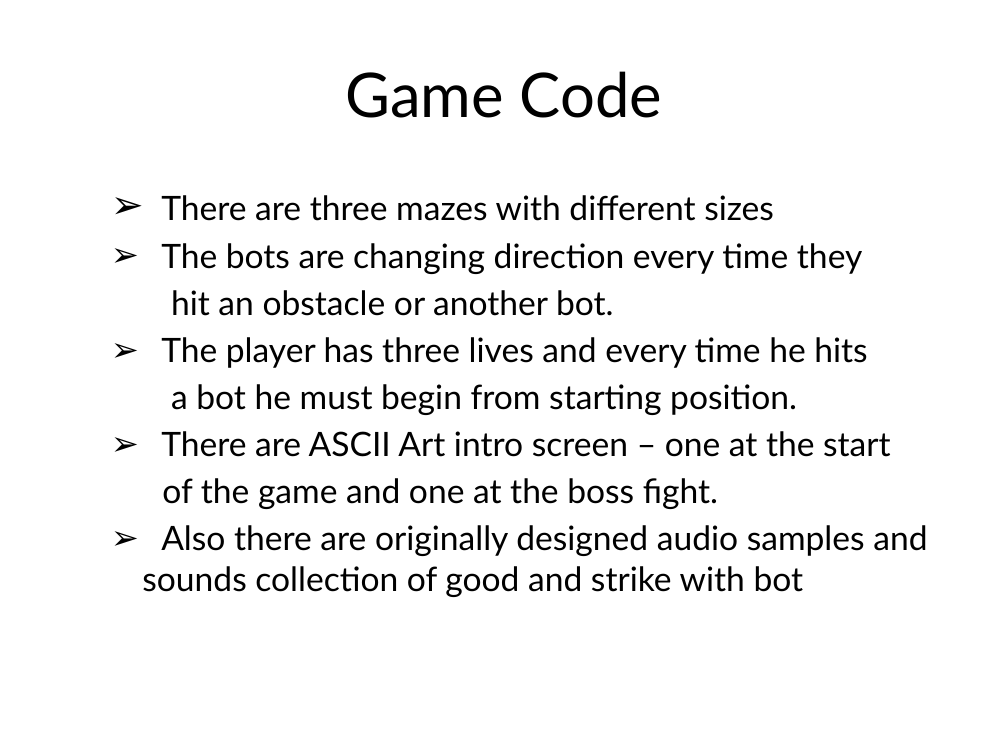
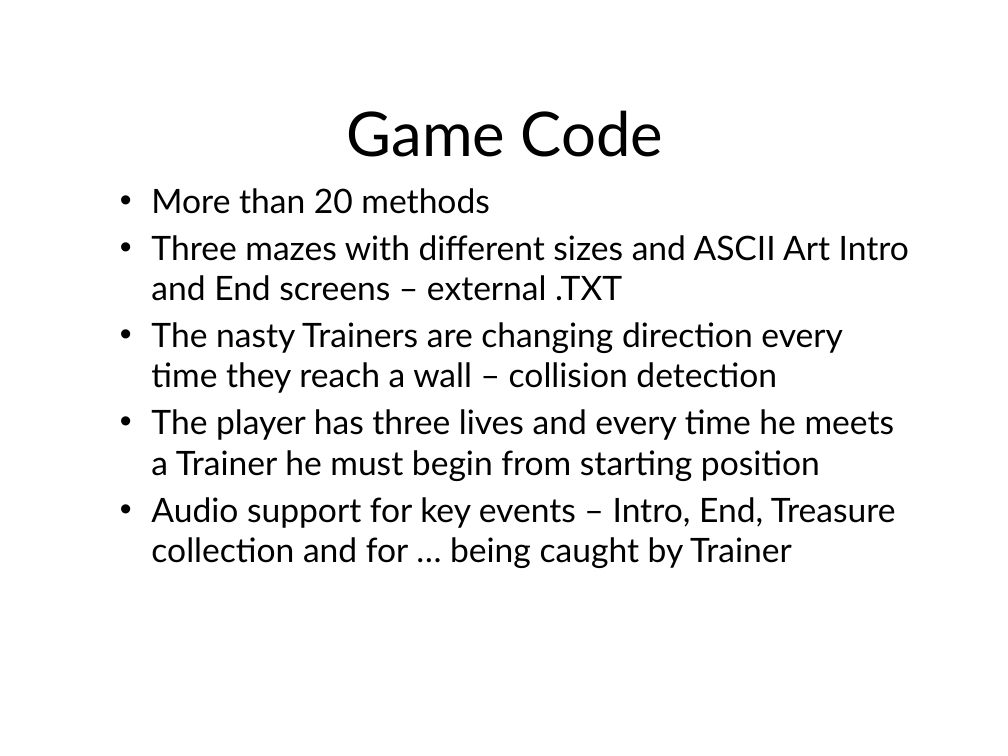
Before and after one commit to EfreetTeam/PacManStyle, a slide deck: slide 3 of TEAM SLIDE.pptx. Drawn at 1008x756 pixels with LibreOffice and Linux fonts; fonts in the diff are those of the drawing; background and template pictures are left out. Boxes give left, top, right and bottom in pixels: in the first picture for what was removed or moved away, otherwise in the second. Text is boxed around its words. In the diff, an @@ line names an element or a change of style, - is before the commit and + after.

```diff
--- a/TEAM SLIDE.pptx
+++ b/TEAM SLIDE.pptx
@@ title "Game Code": place and size @@
-title "Game Code" at <box>345,71,662,118</box>
+title "Game Code" at <box>347,110,663,157</box>
@@ text at <box>151,188,909,568</box>: text changed @@
-  ➢ There are three mazes with different sizes
-  ➢ The bots are changing direction every time they
-  hit an obstacle or another bot.
-  ➢ The player has three lives and every time he hits
-  a bot he must begin from starting position.
-  ➢ There are ASCII Art intro screen – one at the start
-  of the game and one at the boss fight.
-  ➢ Also there are originally designed audio samples and sounds collection of good and strike with bot
+  • More than 20 methods
+  • Three mazes with different sizes and ASCII Art Intro and End screens – external .TXT
+  • The nasty Trainers are changing direction every time they reach a wall – collision detection
+  • The player has three lives and every time he meets a Trainer he must begin from starting position
+  • Audio support for key events – Intro, End, Treasure collection and for … being caught by Trainer
```
Also in this commit, not shown: 3 other slides changed.
